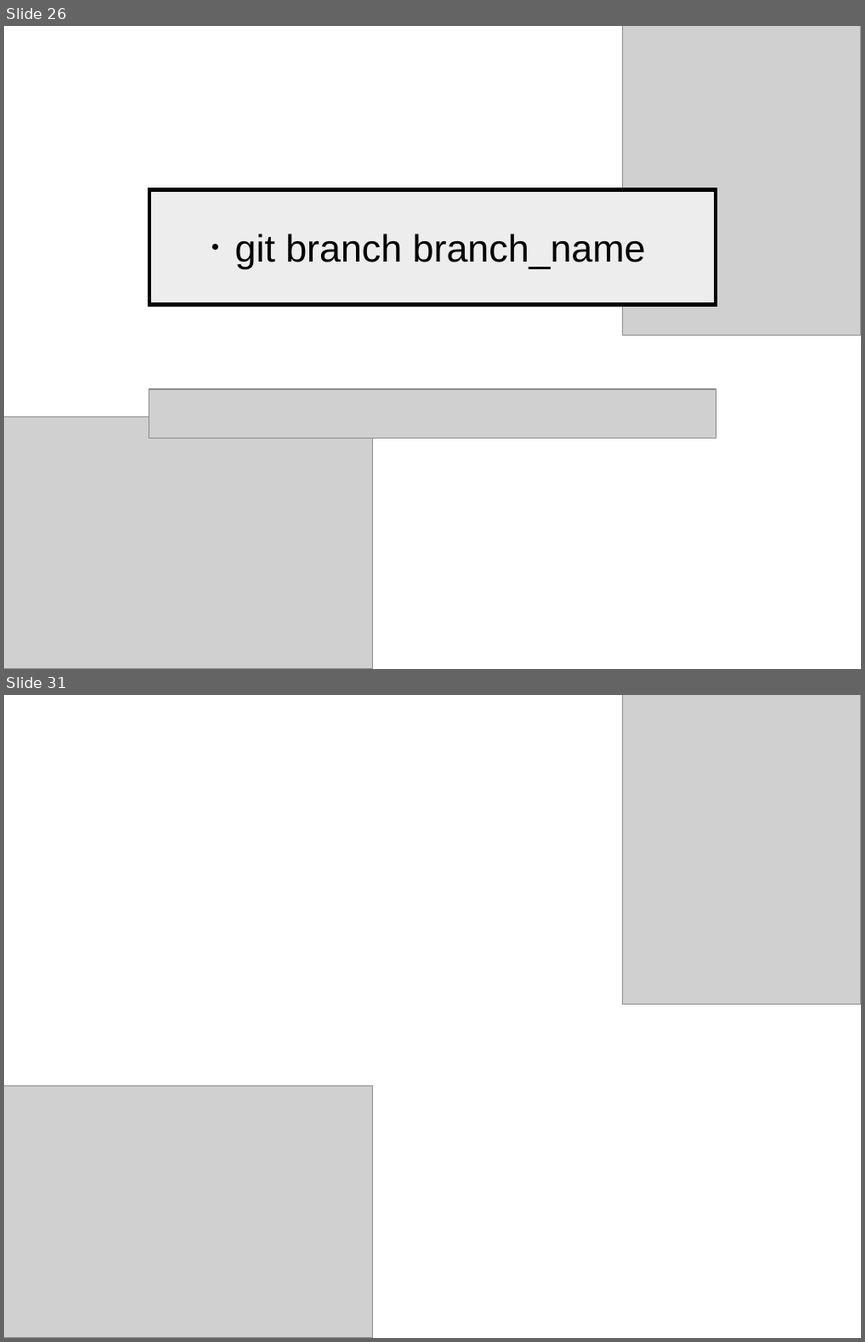
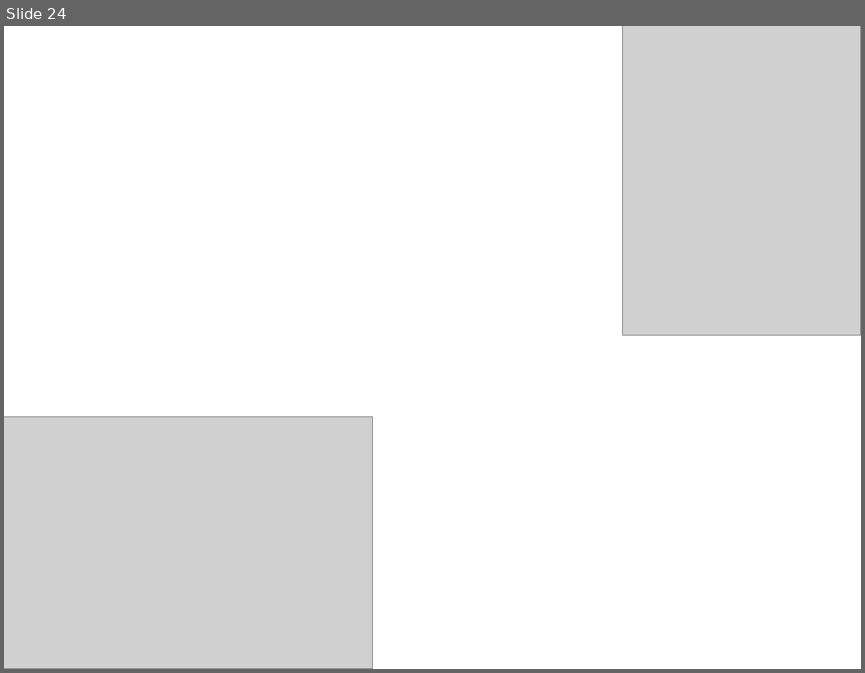
Before and after one commit to NCKU-BDA-2020/TA_Git_GitHub, a slide deck: TA_Class_III.pptx. Shown one above the other, each under a label of ours: slides 26 and 31 before the commit, slide 24 after it; the slides between them are not shown. The pictures are 865x1342 and 865x673 pixels, drawn with LibreOffice and Linux fonts; fonts in the diff are those of the drawing; grey boxes stand for pictures. Boxes give left, top, right and bottom in pixels: in the first picture for what was removed or moved away, otherwise in the second. Text is boxed around its words. In the diff, an @@ line names an element or a change of style, - is before the commit and + after.

```diff
--- a/TA_Class_III.pptx
+++ b/TA_Class_III.pptx
@@ slide 26 removed at (4,26,861,669), background #FFFFFF @@
@@ picture removed at (623,26,861,335) @@
@@ rectangle removed at (148,190,715,305) @@
@@ text removed at (197,233,646,270) @@
-．git branch branch_name
@@ picture removed at (148,389,715,438) @@
@@ picture removed at (4,417,372,669) @@
@@ what was slide 31 is now slide 24 @@
```
Also in this commit, not shown: 11 slides changed, 14 other slides removed.
